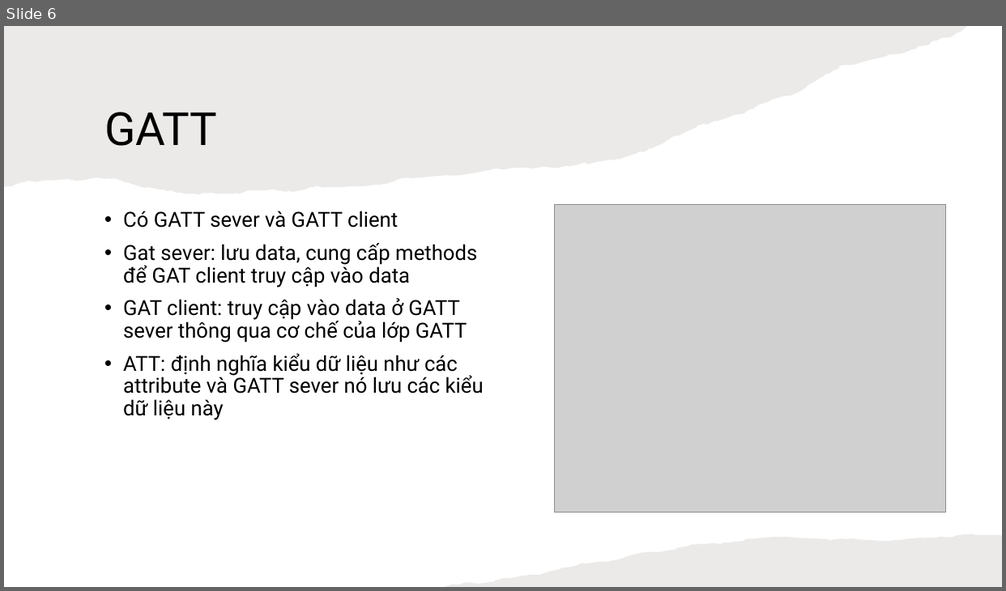
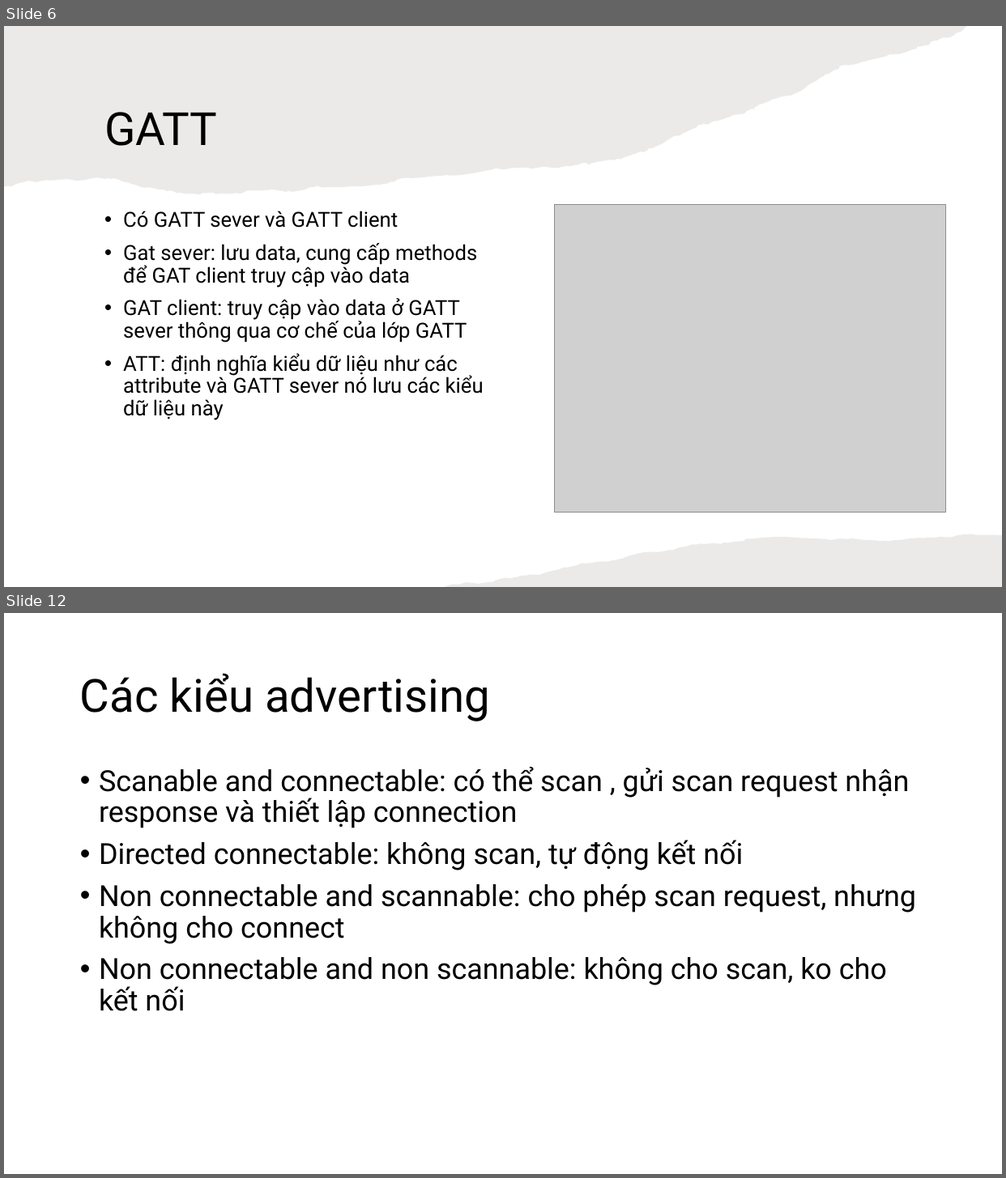
Before and after one commit to Vuhuuduong1998/BLE, a slide deck: BLE Spec.pptx. Shown one above the other, each under a label of ours: slide 6 before the commit, slides 6 and 12 after it; the slides between them are not shown. The pictures are 1006x591 and 1006x1178 pixels, drawn with LibreOffice and Linux fonts; fonts in the diff are those of the drawing; grey boxes stand for pictures. Boxes give left, top, right and bottom in pixels: in the first picture for what was removed or moved away, otherwise in the second. Text is boxed around its words. In the diff, an @@ line names an element or a change of style, - is before the commit and + after.

```diff
--- a/BLE Spec.pptx
+++ b/BLE Spec.pptx
@@ slide 12 added at box(4, 613, 1002, 1174), background #FFFFFF @@
@@ title added at box(80, 673, 490, 722), 44 pt, text #000000 @@
+Các kiểu advertising
@@ text added at box(99, 767, 916, 1012), 28 pt, text #000000 @@
+• Scanable and connectable: có thể scan , gửi scan request nhận response và thiết lập connection
+• Directed connectable: không scan, tự động kết nối
+• Non connectable and scannable: cho phép scan request, nhưng không cho connect
+• Non connectable and non scannable: không cho scan, ko cho kết nối
```
Also in this commit, not shown: 5 other slides added.
